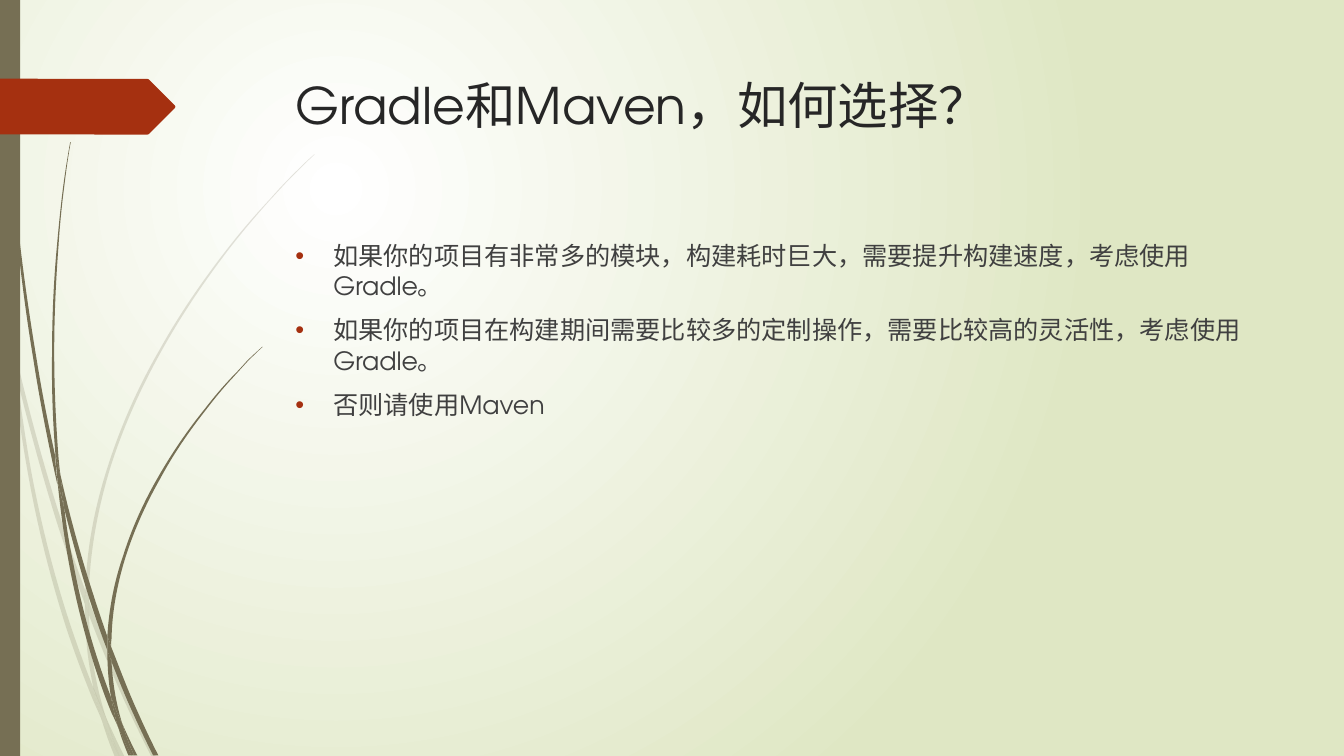
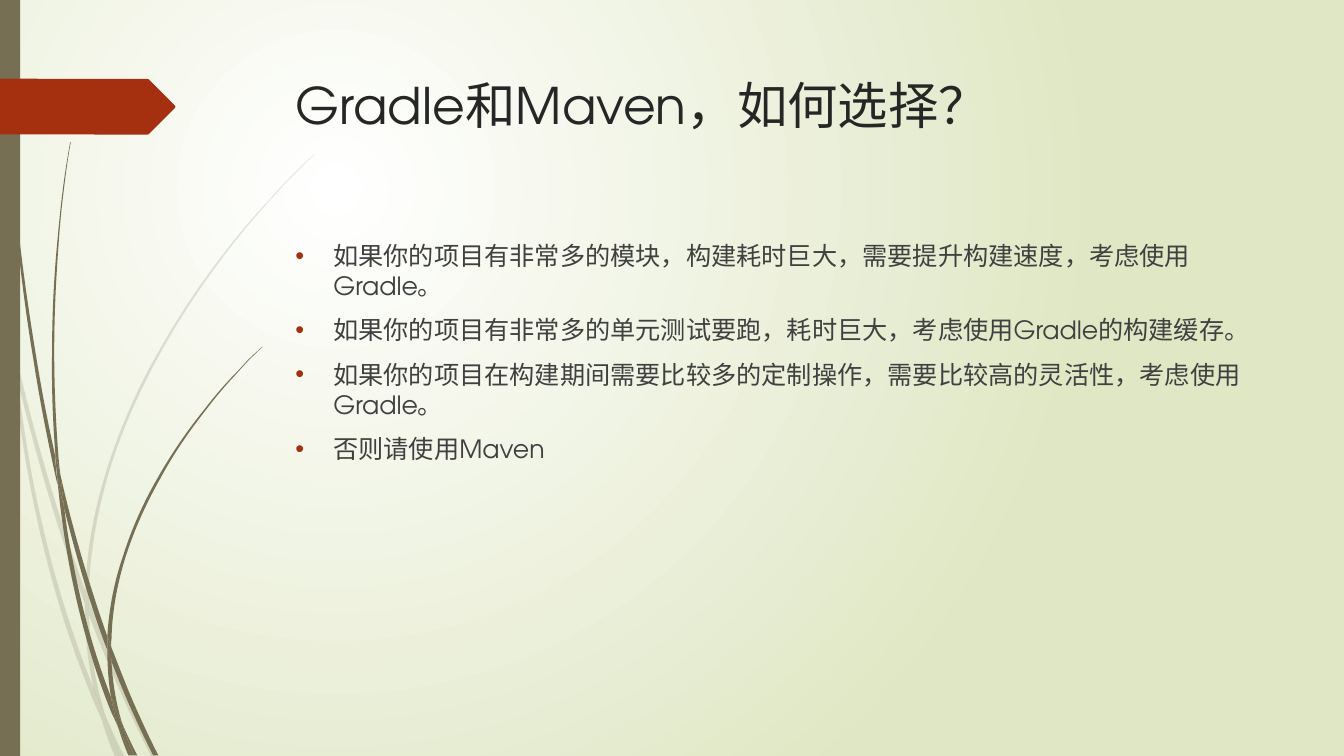
Before and after one commit to xljnc/gradle-springboot-plugin, a slide deck: slide 33 of doc/Gradle浅析.pptx. Drawn at 1344x756 pixels with LibreOffice and Linux fonts; fonts in the diff are those of the drawing. Boxes give left, top, right and bottom in pixels: in the first picture for what was removed or moved away, otherwise in the second. Text is boxed around its words. In the diff, an @@ line names an element or a change of style, - is before the commit and + after.

Commit message:
配置文件 by qiyu 2021-12-30

```diff
--- a/doc/Gradle浅析.pptx
+++ b/doc/Gradle浅析.pptx
@@ text at box(333, 314, 1249, 342): paragraph added @@
+• 如果你的项目有非常多的单元测试要跑，耗时巨大，考虑使用Gradle的构建缓存。
```
